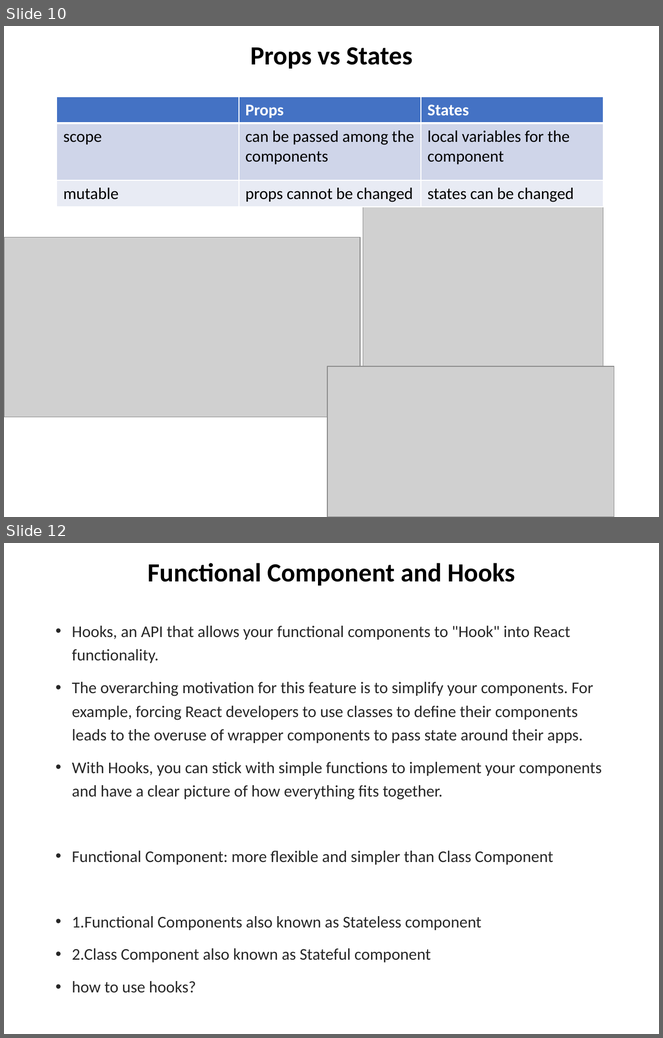
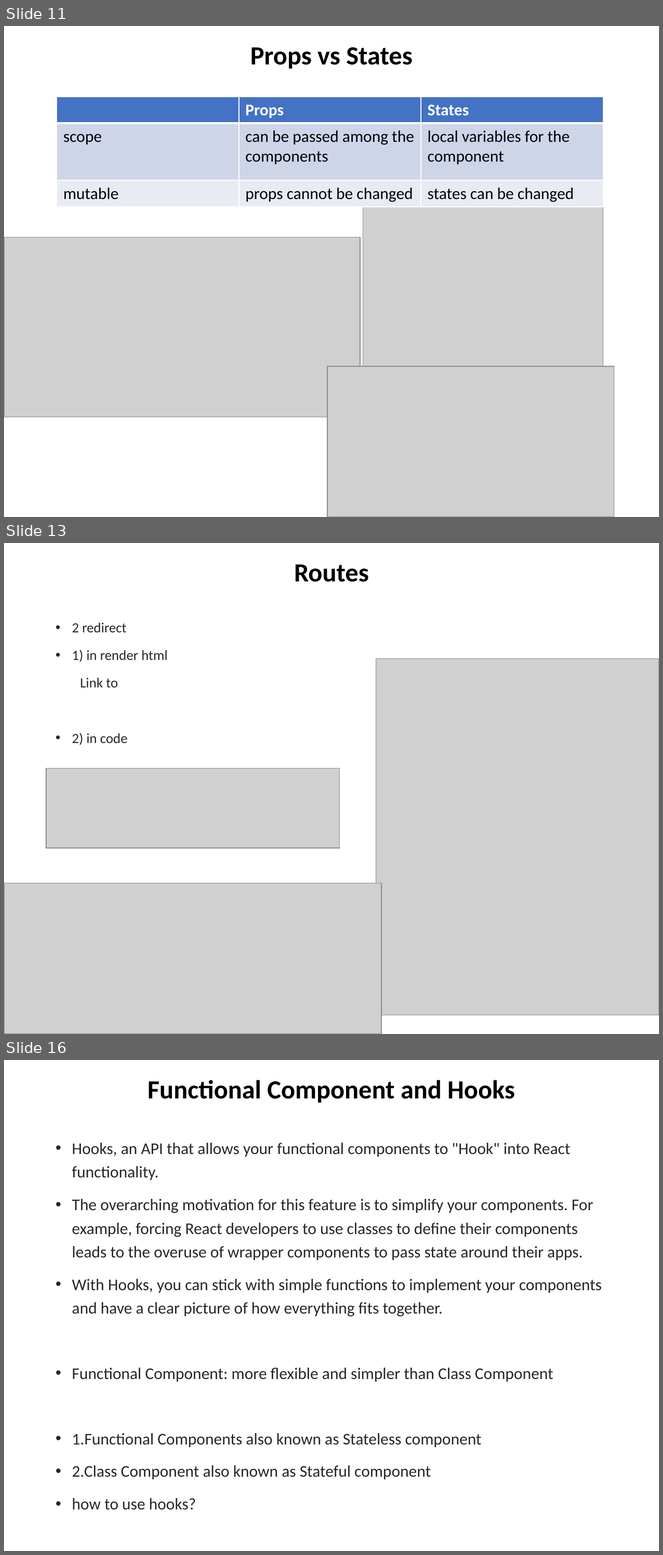
Before and after one commit to chuacw/SGUS-Slides, a slide deck: BCI - Batch2 - Day9 - Reactjs 1 Intro.pptx. Shown one above the other, each under a label of ours: slides 10 and 12 before the commit, slides 11, 13 and 16 after it; the slides between them are not shown. The pictures are 663x1038 and 663x1555 pixels, drawn with LibreOffice and Linux fonts; fonts in the diff are those of the drawing; grey boxes stand for pictures. Boxes give left, top, right and bottom in pixels: in the first picture for what was removed or moved away, otherwise in the second. Text is boxed around its words. In the diff, an @@ line names an element or a change of style, - is before the commit and + after.

```diff
--- a/BCI - Batch2 - Day9 - Reactjs 1 Intro.pptx
+++ b/BCI - Batch2 - Day9 - Reactjs 1 Intro.pptx
@@ slide 13 added at [4, 543, 659, 1034], background #FFFFFF @@
@@ title added at [294, 564, 369, 582], 28.8 pt, text #000000, bold @@
+Routes
@@ text added at [72, 623, 167, 745], 15.4 pt, text #262626 @@
+• 2 redirect
+• 1) in render html
+Link to
+• 2) in code
@@ picture added at [376, 659, 659, 1016] @@
@@ picture added at [46, 768, 339, 848] @@
@@ picture added at [4, 883, 382, 1034] @@
@@ what was slide 10 is now slide 11 @@
@@ what was slide 12 is now slide 16 @@
```
Also in this commit, not shown: 4 slides changed, 2 other slides added, 1 slide removed, 1 other file.
